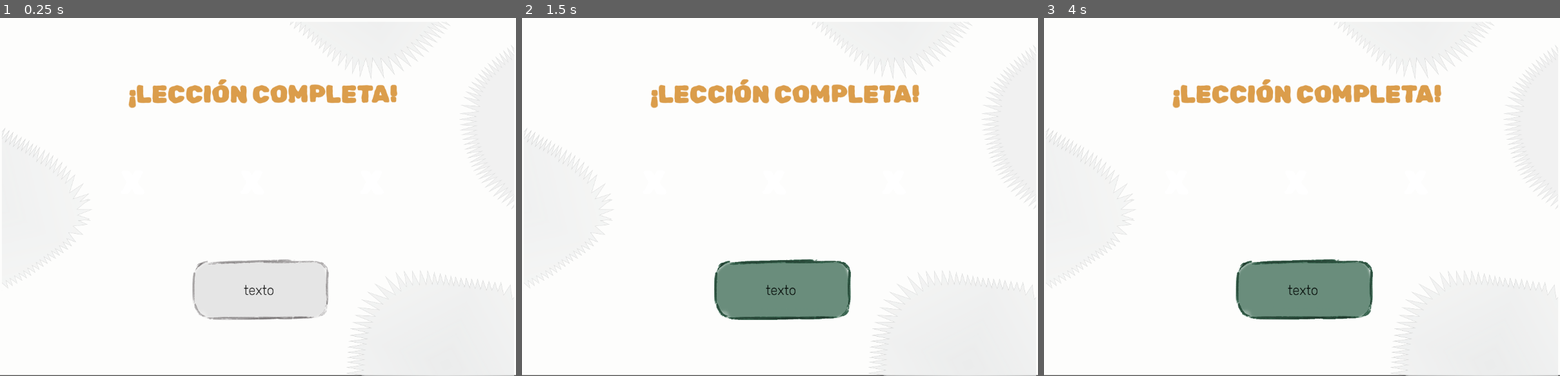
Above: before the commit, frames 1-3 (left to right).
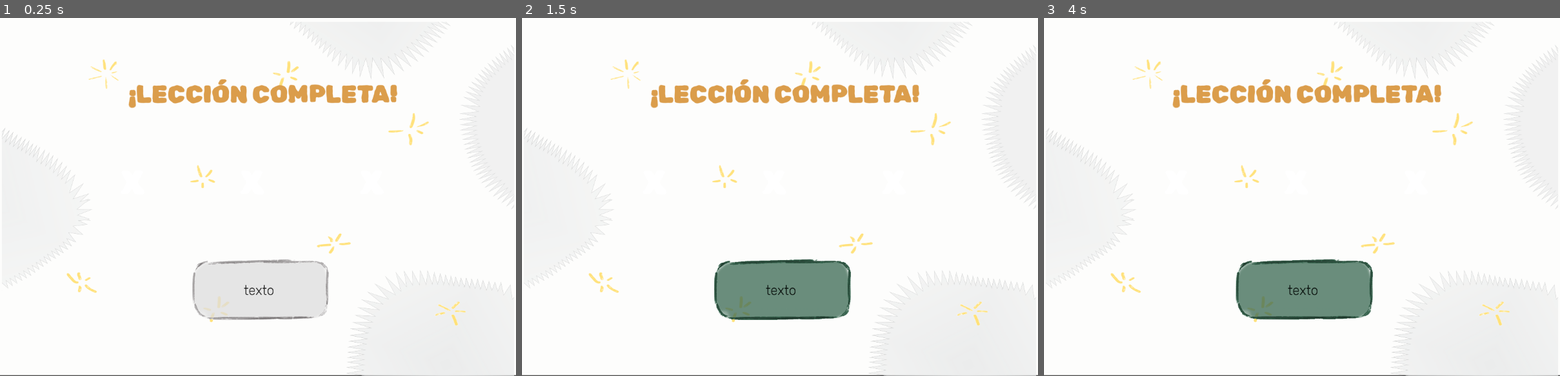
Above: after the commit, the same moments.

Repository: TTIP-e-vidente/e-vidente
Game: Godot game, scene res://mapas/Finalización-Partida.tscn
The game is run twice, just before and just after one commit, with the same random seed, the same clock (stepped at 60 frames per second) and the same inputs. This scene is started directly instead of the project's main scene. Sound files missing from this copy of the repository are replaced by a short silence.
Inputs (mouse positions are in pixels of both pictures, inside the frame that each line leads up to):
- Up to frame 1 (0.25 s): no input
- Up to frame 2 (1.5 s): click "texto" at 0.5 s; click "texto" at 1.25 s
- Up to frame 3 (4 s): click "texto" at 2 s; tap Enter at 2.75 s; move the mouse to (1415, 179) at 2.77 s; press the mouse at (1415, 179) at 2.78 s; release the mouse at (1415, 179) at 3.5 s; tap Space at 3.5 s; drag from (1198, 214) to (1276, 268) at 3.52 s

The runs differ from the first frame. In frame 1, 0.6% of the frame differs, in the area x 12-91%, y 11-86%; in frame 2, 0.6%; in frame 3, 0.6%.
Error in both runs: Invalid assignment of property or key 'text' with value of type 'String' on a base object of type 'null instance'. (res://mapas/finalización_partida.gd:29)

Commit message:
felicitacion con estrellas

Diff:
--- a/project/mapas/Finalización-Partida.tscn
+++ b/project/mapas/Finalización-Partida.tscn
@@ -3,6 +3,7 @@
 [ext_resource type="PackedScene" uid="uid://bv4ukjnb8b5yb" path="res://interface/fondo_juego.tscn" id="1_2gmc3"]
 [ext_resource type="Script" uid="uid://hv4f5op7qb4b" path="res://mapas/finalización_partida.gd" id="1_k2l4b"]
 [ext_resource type="PackedScene" uid="uid://beyesjpejg0a4" path="res://mapas/StatsContainer.tscn" id="2_k2l4b"]
+[ext_resource type="Texture2D" uid="uid://dd5jbc1fkus1w" path="res://assets-sistema/final-leccion/estrellas-felicitacion.png" id="3_j2nsx"]
 [ext_resource type="FontFile" uid="uid://b3n6r5hls8unw" path="res://fonts/RubikSprayPaint-Regular.ttf" id="3_uokky"]
 [ext_resource type="FontFile" uid="uid://bmwl1alcwh8ru" path="res://fonts/Rubik-VariableFont_wght.ttf" id="4_uokky"]
 [ext_resource type="PackedScene" uid="uid://bjvys771chohe" path="res://niveles/botones.tscn" id="6_4j0lp"]
@@ -17,6 +18,11 @@
 offset_top = -1.0
 offset_right = 1152.0
 offset_bottom = 798.0
+
+[node name="Sprite2D" type="Sprite2D" parent="." unique_id=1230778620]
+position = Vector2(578, 403.99994)
+scale = Vector2(0.757343, 0.5457181)
+texture = ExtResource("3_j2nsx")
 
 [node name="LeccionCompleta" type="Label" parent="." unique_id=1622954665]
 offset_left = 248.0
--- a/project/preguntas/pregunta.tscn
+++ b/project/preguntas/pregunta.tscn
@@ -58,9 +58,9 @@
 [node name="Informacion" type="VBoxContainer" parent="Contenido" unique_id=1312854159]
 layout_mode = 0
 offset_left = 282.0
-offset_top = 180.00002
+offset_top = 201.0
 offset_right = 1065.0
-offset_bottom = 311.0
+offset_bottom = 332.0
 scale = Vector2(0.75999546, 0.8016403)
 
 [node name="Pregunta" type="Label" parent="Contenido/Informacion" unique_id=1328656126]
Binary file changed: project/assets-sistema/final-leccion/estrellas-felicitacion.png
